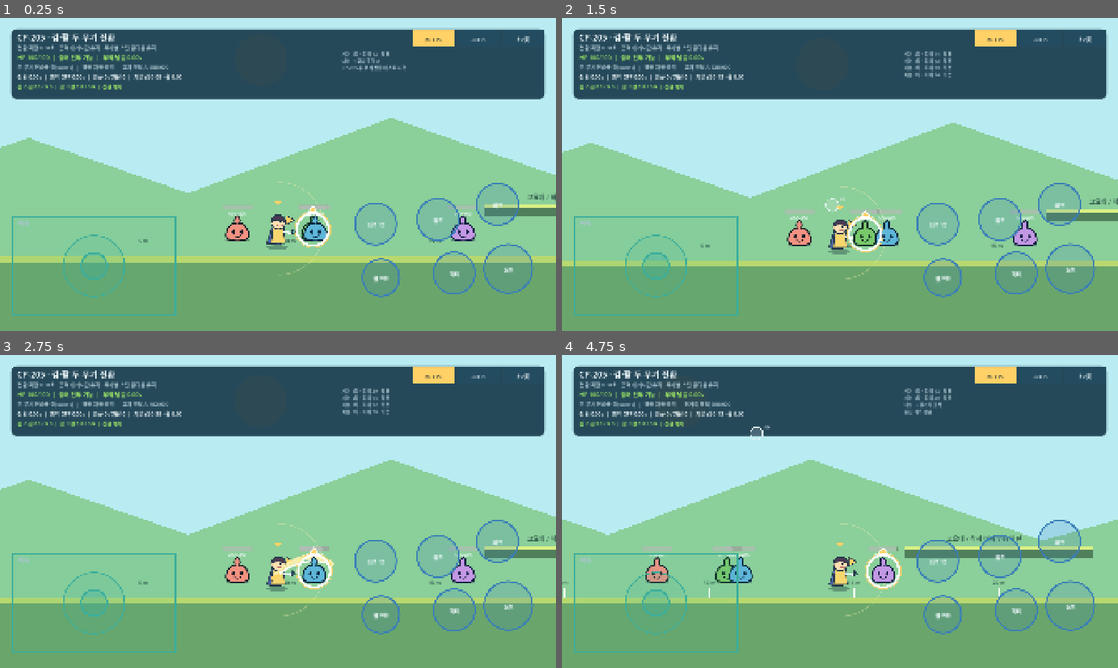
Above: before the commit, frames 1-4 (two rows, left to right).
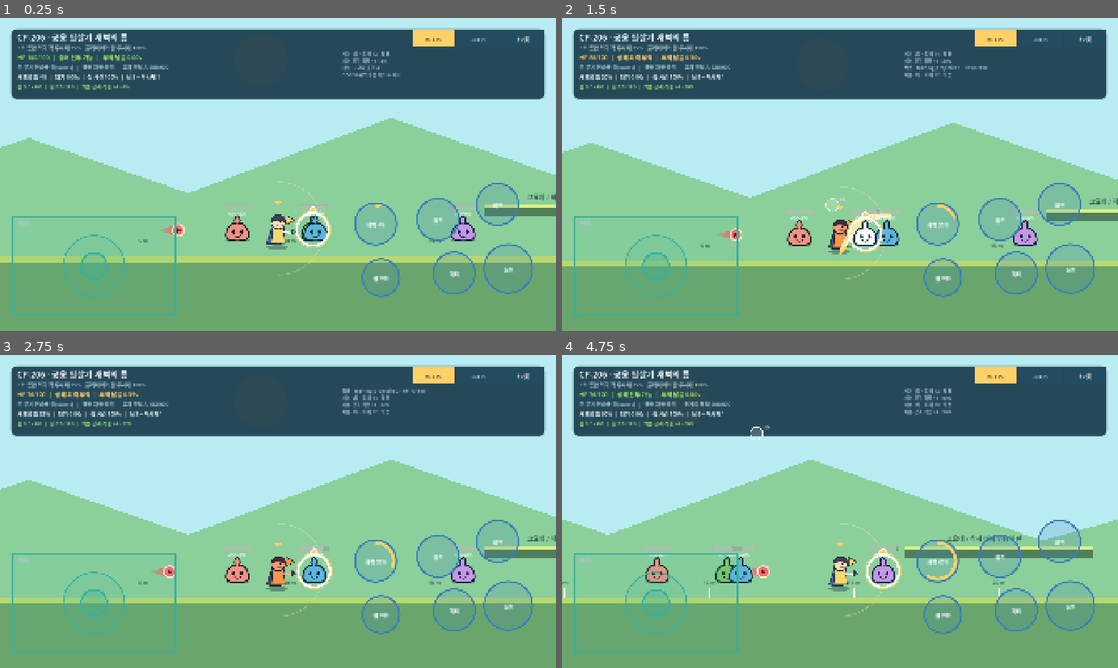
Above: after the commit, the same moments.

Repository: powerfulHimchan/happiness
Game: Godot game, scene res://scenes/movement/ground_movement_sandbox.tscn
The game is run twice, just before and just after one commit, with the same random seed, the same clock (stepped at 60 frames per second) and the same inputs.
Inputs (mouse positions are in pixels of both pictures, inside the frame that each line leads up to):
- Up to frame 1 (0.25 s): no input
- Up to frame 2 (1.5 s): move the mouse to (962, 158) at 0.52 s; click (962, 158) at 0.67 s; drag from (728, 190) to (1040, 233) at 1.27 s
- Up to frame 3 (2.75 s): move the mouse to (333, 442) at 2.02 s; click (333, 442) at 2.17 s
- Up to frame 4 (4.75 s): drag from (812, 574) to (673, 464) at 2.77 s; move the mouse to (1006, 558) at 3.52 s; click (1006, 558) at 3.67 s; drag from (673, 464) to (756, 433) at 4.27 s

The runs differ from the first frame. In frame 1, 1.5% of the frame differs, in the area x 3-73%, y 4-70%; in frame 2, 2.4%, in the area x 3-77%, y 4-76%; in frame 3, 2.2%; in frame 4, 1.8%.

Commit message:
feat(combat): add shared dawn gap ultimate

Diff:
--- /dev/null
+++ b/game/assets/enemy_projectile.svg
@@ -0,0 +1,11 @@
+<svg xmlns="http://www.w3.org/2000/svg" width="112" height="56" viewBox="0 0 112 56">
+  <defs>
+    <linearGradient id="trail" x1="0" y1="0" x2="1" y2="0">
+      <stop offset="0" stop-color="#e54b6b" stop-opacity="0"/>
+      <stop offset="1" stop-color="#ff6b6b" stop-opacity="0.9"/>
+    </linearGradient>
+  </defs>
+  <path d="M4 28 L58 13 L58 43 Z" fill="url(#trail)"/>
+  <circle cx="77" cy="28" r="20" fill="#ff6b6b" stroke="#fff1c7" stroke-width="5"/>
+  <path d="M70 19 L87 28 L70 37 Z" fill="#6b1839"/>
+</svg>
--- a/game/scenes/movement/ground_movement_sandbox.tscn
+++ b/game/scenes/movement/ground_movement_sandbox.tscn
@@ -20,6 +20,9 @@
 [ext_resource type="Resource" path="res://data/skills/bow_piercing.tres" id="18_bow_piercing"]
 [ext_resource type="Resource" path="res://data/skills/bow_arrow_rain.tres" id="19_bow_rain_skill"]
 [ext_resource type="Texture2D" path="res://assets/bow_rain.svg" id="20_bow_rain_texture"]
+[ext_resource type="Script" path="res://scripts/combat/ultimate_controller.gd" id="21_ultimate_controller"]
+[ext_resource type="Script" path="res://scripts/combat/training_enemy_projectile.gd" id="22_enemy_projectile"]
+[ext_resource type="Texture2D" path="res://assets/enemy_projectile.svg" id="23_enemy_projectile_texture"]
 
 [sub_resource type="RectangleShape2D" id="LeftFloorShape"]
 size = Vector2(3300, 120)
@@ -165,6 +168,18 @@
 [node name="PrototypeWeaponController" type="Node" parent="Player"]
 script = ExtResource("16_weapon_controller")
 
+[node name="UltimateController" type="Node" parent="Player"]
+script = ExtResource("21_ultimate_controller")
+
+[node name="TrainingEnemyProjectile" type="Node2D" parent="."]
+position = Vector2(520, 748)
+z_index = 30
+script = ExtResource("22_enemy_projectile")
+player_path = NodePath("../Player")
+
+[node name="ProjectileSprite" type="Sprite2D" parent="TrainingEnemyProjectile"]
+texture = ExtResource("23_enemy_projectile_texture")
+
 [node name="Targets" type="Node2D" parent="."]
 z_index = 40
 z_as_relative = false
--- a/game/scripts/combat/bow_combat_controller.gd
+++ b/game/scripts/combat/bow_combat_controller.gd
@@ -4,6 +4,7 @@
 ## CP-204 활 자동 사격, 관통 화살과 화살비를 관리한다.
 
 signal combat_metrics_changed(metrics: Dictionary)
+signal hit_registered(is_skill: bool, target: PrototypeTarget, damage: int)
 
 enum Action {
 	NONE,
@@ -255,6 +256,7 @@
 			applied_targets += 1
 			skill_hit_count += 1
 			total_damage += event.damage
+			hit_registered.emit(true, rain_target, event.damage)
 	last_combat_log = "화살비 %d/6 · 피해 8 · %d개체" % [
 		hit_index + 1,
 		applied_targets,
@@ -299,9 +301,11 @@
 ) -> void:
 	if result == DamageReceiver.Result.APPLIED:
 		total_damage += damage
-		if projectile_id == _piercing_projectile_id:
+		var is_skill := projectile_id == _piercing_projectile_id
+		if is_skill:
 			piercing_last_hit_count += 1
 			skill_hit_count += 1
+		hit_registered.emit(is_skill, target, damage)
 	last_combat_log = "%s 적중 · 피해 %d · %s" % [
 		target.target_key,
 		damage,
--- a/game/scripts/combat/prototype_target.gd
+++ b/game/scripts/combat/prototype_target.gd
@@ -20,6 +20,7 @@
 var _selected: bool = false
 var _targetable: bool = true
 var _hit_flash_remaining_s: float = 0.0
+var _enemy_time_scale: float = 1.0
 var last_damage_log: String = "피해 기록 대기"
 
 @onready var body_sprite: Sprite2D = $BodySprite
@@ -32,18 +33,21 @@
 func _ready() -> void:
 	_origin_position = position
 	add_to_group("targetable")
+	add_to_group("enemy_time_scaled")
+	add_to_group("enemy_actor")
 	body_sprite.modulate = body_color
 	selection_sprite.visible = _selected
 	_refresh_status()
 
 
 func _process(delta: float) -> void:
-	damage_receiver.tick(delta)
-	_hit_flash_remaining_s = maxf(0.0, _hit_flash_remaining_s - delta)
+	var scaled_delta := delta * _enemy_time_scale
+	damage_receiver.tick(scaled_delta)
+	_hit_flash_remaining_s = maxf(0.0, _hit_flash_remaining_s - scaled_delta)
 	_update_visual()
 	if patrol_amplitude_px <= 0.0 or patrol_period_s <= 0.0:
 		return
-	_elapsed_s += delta
+	_elapsed_s += scaled_delta
 	var phase := (_elapsed_s / patrol_period_s) * TAU + patrol_phase_radians
 	position.x = _origin_position.x + sin(phase) * patrol_amplitude_px
 
@@ -53,6 +57,10 @@
 		return
 	_selected = selected
 	selection_sprite.visible = selected
+
+
+func set_enemy_time_scale(value: float) -> void:
+	_enemy_time_scale = clampf(value, 0.0, 1.0)
 
 
 func is_targetable() -> bool:
@@ -99,6 +107,7 @@
 	_targetable = true
 	damage_receiver.reset()
 	_hit_flash_remaining_s = 0.0
+	_enemy_time_scale = 1.0
 	last_damage_log = "피해 기록 대기"
 	set_selected(false)
 	_refresh_status()
--- a/game/scripts/combat/sword_combat_controller.gd
+++ b/game/scripts/combat/sword_combat_controller.gd
@@ -4,6 +4,7 @@
 ## CP-203 검 자동 3연격과 두 액티브 스킬의 실행 상태를 관리한다.
 
 signal combat_metrics_changed(metrics: Dictionary)
+signal hit_registered(is_skill: bool, target: PrototypeTarget, damage: int)
 
 enum Action {
 	NONE,
@@ -289,6 +290,7 @@
 	var result := target.receive_damage(event)
 	if result == DamageReceiver.Result.APPLIED:
 		total_damage += damage
+		hit_registered.emit(attack_id != &"sword_basic", target, damage)
 	return result
 
 
--- /dev/null
+++ b/game/scripts/combat/training_enemy_projectile.gd
@@ -0,0 +1,87 @@
+class_name TrainingEnemyProjectile
+extends Node2D
+
+## CP-206에서 적 투사체만 시간 감속되는지 확인하는 반복 훈련탄이다.
+
+signal precise_evade_registered
+
+const HIT_RADIUS_PX := 54.0
+
+@export var player_path: NodePath
+@export var speed_mps: float = 3.0
+@export var damage: int = 12
+@export var loop_left_x: float = 520.0
+@export var loop_right_x: float = 2450.0
+
+var enemy_time_scale: float = 1.0
+var _spawn_position: Vector2
+var _event_sequence: int = 0
+
+@onready var player: PrototypePlayer = get_node(player_path) as PrototypePlayer
+@onready var projectile_sprite: Sprite2D = $ProjectileSprite
+
+
+func _ready() -> void:
+	_spawn_position = global_position
+	add_to_group("enemy_time_scaled")
+	add_to_group("enemy_projectile")
+	_update_visual()
+
+
+func _physics_process(delta: float) -> void:
+	var previous_position := global_position
+	global_position.x += speed_mps * PrototypePlayer.PIXELS_PER_METER * enemy_time_scale * delta
+	if _crossed_player(previous_position, global_position):
+		_resolve_player_contact()
+	if global_position.x >= loop_right_x:
+		global_position.x = loop_left_x
+
+
+func set_enemy_time_scale(value: float) -> void:
+	enemy_time_scale = clampf(value, 0.0, 1.0)
+	_update_visual()
+
+
+func reset_projectile() -> void:
+	global_position = _spawn_position
+	enemy_time_scale = 1.0
+	_event_sequence = 0
+	_update_visual()
+
+
+func _crossed_player(segment_start: Vector2, segment_end: Vector2) -> bool:
+	if player == null or not player.can_continue_combat_action():
+		return false
+	var hit_point := player.global_position + Vector2(0.0, -42.0)
+	return _distance_to_segment(hit_point, segment_start, segment_end) <= HIT_RADIUS_PX
+
+
+func _resolve_player_contact() -> void:
+	_event_sequence += 1
+	var was_evading := player.invincible
+	var event := DamageEvent.new()
+	event.event_id = StringName("training_projectile:%d" % _event_sequence)
+	event.attacker_id = &"training_projectile"
+	event.attack_id = &"dawn_gap_speed_test"
+	event.damage = damage
+	event.stagger_s = 0.12
+	event.tags = PackedStringArray(["enemy", "projectile", "training"])
+	event.source_position = global_position
+	var result := player.receive_damage(event)
+	if was_evading and result == DamageReceiver.Result.INVULNERABLE_BLOCKED:
+		precise_evade_registered.emit()
+	global_position.x = loop_left_x
+
+
+func _distance_to_segment(point: Vector2, start: Vector2, end: Vector2) -> float:
+	var segment := end - start
+	if segment.length_squared() <= 0.001:
+		return point.distance_to(start)
+	var ratio := clampf((point - start).dot(segment) / segment.length_squared(), 0.0, 1.0)
+	return point.distance_to(start + segment * ratio)
+
+
+func _update_visual() -> void:
+	if projectile_sprite == null:
+		return
+	projectile_sprite.modulate = Color("9bd7ff") if enemy_time_scale < 1.0 else Color.WHITE
--- /dev/null
+++ b/game/scripts/combat/ultimate_controller.gd
@@ -0,0 +1,145 @@
+class_name UltimateController
+extends Node
+
+## CP-206 공용 필살기 새벽의 틈의 게이지와 선택적 시간 감속을 관리한다.
+
+signal ultimate_metrics_changed(metrics: Dictionary)
+
+const MAX_GAUGE := 100
+const BASIC_HIT_GAIN := 4
+const SKILL_HIT_GAIN := 8
+const PRECISE_EVADE_GAIN := 12
+const DURATION_S := 3.0
+const ENEMY_TIME_SCALE := 0.15
+
+var gauge: int = 0
+var activation_count: int = 0
+var basic_gauge_gain_count: int = 0
+var skill_gauge_gain_count: int = 0
+var precise_evade_count: int = 0
+var last_ultimate_log: String = "게이지 충전 대기"
+var _active: bool = false
+var _remaining_s: float = 0.0
+
+@onready var player: PrototypePlayer = get_parent() as PrototypePlayer
+@onready var sword_combat: SwordCombatController = $"../SwordCombatController"
+@onready var bow_combat: BowCombatController = $"../BowCombatController"
+
+
+func _ready() -> void:
+	sword_combat.hit_registered.connect(_on_weapon_hit)
+	bow_combat.hit_registered.connect(_on_weapon_hit)
+	_emit_metrics()
+
+
+func _physics_process(delta: float) -> void:
+	if _active:
+		_remaining_s = maxf(0.0, _remaining_s - delta)
+		_apply_enemy_time_scale(ENEMY_TIME_SCALE)
+		if _remaining_s <= 0.0:
+			_finish_ultimate()
+	_emit_metrics()
+
+
+func request_ultimate() -> void:
+	if _active:
+		last_ultimate_log = "새벽의 틈 사용 중 · %.1f초 남음" % _remaining_s
+		_emit_metrics()
+		return
+	if gauge < MAX_GAUGE:
+		last_ultimate_log = "게이지 부족 · %d%%" % gauge
+		_emit_metrics()
+		return
+	if not player.can_continue_combat_action():
+		last_ultimate_log = "현재 필살기 사용 불가"
+		_emit_metrics()
+		return
+
+	gauge = 0
+	_active = true
+	_remaining_s = DURATION_S
+	activation_count += 1
+	last_ultimate_log = "새벽의 틈 발동 · 적 시간 15%%"
+	_apply_enemy_time_scale(ENEMY_TIME_SCALE)
+	_emit_metrics()
+
+
+func register_precise_evade() -> void:
+	if not player.invincible:
+		return
+	precise_evade_count += 1
+	_add_gauge(PRECISE_EVADE_GAIN, "정확한 회피")
+
+
+func reset_ultimate() -> void:
+	gauge = 0
+	activation_count = 0
+	basic_gauge_gain_count = 0
+	skill_gauge_gain_count = 0
+	precise_evade_count = 0
+	last_ultimate_log = "게이지 충전 대기"
+	_active = false
+	_remaining_s = 0.0
+	_apply_enemy_time_scale(1.0)
+	_emit_metrics()
+
+
+func force_emit_metrics() -> void:
+	_emit_metrics()
+
+
+func _on_weapon_hit(is_skill: bool, _target: PrototypeTarget, _damage: int) -> void:
+	if is_skill:
+		skill_gauge_gain_count += 1
+		_add_gauge(SKILL_HIT_GAIN, "스킬 적중")
+	else:
+		basic_gauge_gain_count += 1
+		_add_gauge(BASIC_HIT_GAIN, "기본 공격 적중")
+
+
+func _add_gauge(amount: int, reason: String) -> void:
+	if amount <= 0:
+		return
+	var previous := gauge
+	gauge = mini(MAX_GAUGE, gauge + amount)
+	last_ultimate_log = "%s +%d · %d%%" % [reason, amount, gauge]
+	if previous < MAX_GAUGE and gauge >= MAX_GAUGE:
+		last_ultimate_log = "새벽의 틈 준비 완료"
+	_emit_metrics()
+
+
+func _finish_ultimate() -> void:
+	_active = false
+	_remaining_s = 0.0
+	_apply_enemy_time_scale(1.0)
+	last_ultimate_log = "새벽의 틈 종료 · 적 시간 정상화"
+
+
+func _apply_enemy_time_scale(value: float) -> void:
+	for node in get_tree().get_nodes_in_group("enemy_time_scaled"):
+		if node.has_method("set_enemy_time_scale"):
+			node.call("set_enemy_time_scale", value)
+
+
+func _emit_metrics() -> void:
+	var enemy_actor_count := get_tree().get_nodes_in_group("enemy_actor").size()
+	var enemy_projectile_count := get_tree().get_nodes_in_group("enemy_projectile").size()
+	ultimate_metrics_changed.emit({
+		"ultimate_name": "새벽의 틈",
+		"ultimate_gauge": gauge,
+		"ultimate_gauge_ratio": float(gauge) / float(MAX_GAUGE),
+		"ultimate_ready": gauge >= MAX_GAUGE and not _active,
+		"ultimate_active": _active,
+		"ultimate_remaining_s": _remaining_s,
+		"ultimate_duration_s": DURATION_S,
+		"enemy_time_scale": ENEMY_TIME_SCALE if _active else 1.0,
+		"player_time_scale": 1.0,
+		"player_projectile_time_scale": 1.0,
+		"ultimate_enemy_actor_count": enemy_actor_count,
+		"ultimate_enemy_projectile_count": enemy_projectile_count,
+		"ultimate_activation_count": activation_count,
+		"ultimate_basic_gain_count": basic_gauge_gain_count,
+		"ultimate_skill_gain_count": skill_gauge_gain_count,
+		"ultimate_precise_evade_count": precise_evade_count,
+		"ultimate_last_log": last_ultimate_log,
+	})
--- a/game/scripts/movement/ground_movement_controls.gd
+++ b/game/scripts/movement/ground_movement_controls.gd
@@ -1,16 +1,16 @@
 extends Control
 
-## CP-205용 모바일 조작 HUD.
-## 전환 제한, 예약 입력과 두 무기의 독립 대기시간을 표시한다.
+## CP-206용 모바일 조작 HUD.
+## 새벽의 틈 게이지와 적 전용 시간 감속 상태를 표시한다.
 
 signal move_vector_changed(input_vector: Vector2)
 signal jump_pressed
 signal jump_released
 signal evade_pressed
 signal reset_requested
-signal damage_test_pressed
 signal skill_1_pressed
 signal skill_2_pressed
+signal ultimate_pressed
 signal weapon_swap_pressed
 
 const PANEL_COLOR := Color("18394b")
@@ -38,7 +38,7 @@
 	&"evade": "회피",
 	&"skill_1": "돌진",
 	&"skill_2": "회전",
-	&"ultimate": "피격 12",
+	&"ultimate": "새벽 0%",
 	&"weapon_swap": "전환",
 }
 const ACTION_TYPES := {
@@ -74,12 +74,13 @@
 var last_damage_log_seen: String = ""
 var last_combat_log_seen: String = ""
 var last_weapon_switch_log_seen: String = ""
+var last_ultimate_log_seen: String = ""
 
 
 func _ready() -> void:
 	Engine.max_fps = 60
 	_refresh_layout()
-	_append_action_log("CP-205 두 무기 전환 테스트 시작")
+	_append_action_log("CP-206 새벽의 틈 테스트 시작")
 	queue_redraw()
 
 
@@ -190,8 +191,15 @@
 	queue_redraw()
 
 
-func report_damage_test(message: String) -> void:
-	_append_action_log(message)
+func update_ultimate_metrics(metrics: Dictionary) -> void:
+	for key in metrics:
+		movement_metrics[key] = metrics[key]
+	var ultimate_log: String = String(metrics.get("ultimate_last_log", ""))
+	if not ultimate_log.is_empty() \
+	and ultimate_log != "게이지 충전 대기" \
+	and ultimate_log != last_ultimate_log_seen:
+		last_ultimate_log_seen = ultimate_log
+		_append_action_log(ultimate_log)
 	queue_redraw()
 
 
@@ -286,7 +294,7 @@
 				skill_2_pressed.emit()
 		PlayerCommand.Type.ULTIMATE:
 			if command.phase == PlayerCommand.Phase.PRESSED:
-				damage_test_pressed.emit()
+				ultimate_pressed.emit()
 		PlayerCommand.Type.WEAPON_SWAP:
 			if command.phase == PlayerCommand.Phase.PRESSED:
 				weapon_swap_pressed.emit()
@@ -373,9 +381,9 @@
 		Vector2(safe.size.x - 28.0, clampf(safe.size.y * 0.235, 205.0, 245.0))
 	)
 	draw_style_box(_panel_style(Color(PANEL_COLOR, 0.91)), panel_rect)
-	_draw_text("CP-205 · 검·활 두 무기 전환", panel_rect.position + Vector2(22.0, 40.0), 29)
+	_draw_text("CP-206 · 공용 필살기 새벽의 틈", panel_rect.position + Vector2(22.0, 40.0), 29)
 	_draw_text(
-		"전환 제한 0.50초 · 공격 대기시간 유지 · 무기별 스킬 쿨다운 유지",
+		"3초 동안 적과 적 투사체 15% · 플레이어와 활 투사체 100%",
 		panel_rect.position + Vector2(22.0, 72.0),
 		18,
 		MUTED_TEXT_COLOR
@@ -409,31 +417,30 @@
 		MUTED_TEXT_COLOR
 	)
 
-	var switch_remaining: float = float(movement_metrics.get("weapon_switch_remaining_s", 0.0))
-	var switch_buffered: bool = bool(movement_metrics.get("weapon_switch_buffered", false))
-	var switch_buffer_remaining: float = float(movement_metrics.get("weapon_switch_buffer_remaining_s", 0.0))
-	var switch_count: int = int(movement_metrics.get("weapon_switch_count", 0))
-	var blocked_count: int = int(movement_metrics.get("weapon_switch_blocked_count", 0))
-	var sword_basic: float = float(movement_metrics.get("sword_basic_remaining_s", 0.0))
-	var bow_basic: float = float(movement_metrics.get("bow_basic_remaining_s", 0.0))
+	var ultimate_gauge: int = int(movement_metrics.get("ultimate_gauge", 0))
+	var ultimate_active: bool = bool(movement_metrics.get("ultimate_active", false))
+	var ultimate_remaining: float = float(movement_metrics.get("ultimate_remaining_s", 0.0))
+	var enemy_scale: float = float(movement_metrics.get("enemy_time_scale", 1.0))
+	var enemy_count: int = int(movement_metrics.get("ultimate_enemy_actor_count", 0))
+	var projectile_count: int = int(movement_metrics.get("ultimate_enemy_projectile_count", 0))
 	_draw_text(
-		"전환 %.2fs  |  예약 %s %.2fs  |  성공 %d / 차단 %d  |  기본 검 %.2f · 활 %.2f" % [
-			switch_remaining, "ON" if switch_buffered else "OFF", switch_buffer_remaining,
-			switch_count, blocked_count, sword_basic, bow_basic,
+		"새벽의 틈 %d%%  |  %s %.2fs  |  적 시간 %.0f%%  |  적 %d + 투사체 %d" % [
+			ultimate_gauge, "발동" if ultimate_active else "대기", ultimate_remaining,
+			enemy_scale * 100.0, enemy_count, projectile_count,
 		],
 		panel_rect.position + Vector2(22.0, 172.0),
 		18,
-		TEXT_COLOR
+		ACTIVE_COLOR if ultimate_active or ultimate_gauge >= 100 else TEXT_COLOR
 	)
 
 	var sword_skill_1: float = float(movement_metrics.get("sword_skill_1_cooldown_s", 0.0))
 	var sword_skill_2: float = float(movement_metrics.get("sword_skill_2_cooldown_s", 0.0))
 	var bow_skill_1: float = float(movement_metrics.get("bow_skill_1_cooldown_s", 0.0))
 	var bow_skill_2: float = float(movement_metrics.get("bow_skill_2_cooldown_s", 0.0))
-	var switch_log: String = String(movement_metrics.get("weapon_switch_last_log", "전환 대기"))
+	var ultimate_log: String = String(movement_metrics.get("ultimate_last_log", "게이지 충전 대기"))
 	_draw_text(
-		"검 스킬 %.1f / %.1f  |  활 스킬 %.1f / %.1f  |  %s" % [
-			sword_skill_1, sword_skill_2, bow_skill_1, bow_skill_2, switch_log,
+		"검 %.1f / %.1f  |  활 %.1f / %.1f  |  %s" % [
+			sword_skill_1, sword_skill_2, bow_skill_1, bow_skill_2, ultimate_log,
 		],
 		panel_rect.position + Vector2(22.0, 205.0),
 		17,
@@ -473,9 +480,24 @@
 	for action_id in ACTION_ORDER:
 		var rect: Rect2 = action_rects[action_id]
 		var pressed := control_pointers.has(action_id)
-		var color := ACTIVE_COLOR if pressed else ACTION_COLOR
+		var ultimate_ready := action_id == &"ultimate" \
+			and bool(movement_metrics.get("ultimate_ready", false))
+		var ultimate_active := action_id == &"ultimate" \
+			and bool(movement_metrics.get("ultimate_active", false))
+		var color := ACTIVE_COLOR if pressed or ultimate_ready or ultimate_active else ACTION_COLOR
 		draw_circle(rect.get_center(), rect.size.x * 0.5, Color(color, 0.30 if pressed else 0.20))
 		draw_arc(rect.get_center(), rect.size.x * 0.5, 0.0, TAU, 44, color, 5.0, true)
+		if action_id == &"ultimate":
+			var ratio: float = float(movement_metrics.get("ultimate_gauge_ratio", 0.0))
+			if ultimate_active:
+				var duration: float = float(movement_metrics.get("ultimate_duration_s", 3.0))
+				var remaining: float = float(movement_metrics.get("ultimate_remaining_s", 0.0))
+				ratio = remaining / maxf(duration, 0.001)
+			draw_arc(
+				rect.get_center(), rect.size.x * 0.5 - 10.0,
+				-PI * 0.5, -PI * 0.5 + TAU * clampf(ratio, 0.0, 1.0),
+				48, ACTIVE_COLOR, 9.0, true
+			)
 		_draw_text_centered(_action_label(action_id), rect, 18, TEXT_COLOR)
 
 
@@ -486,6 +508,12 @@
 		return String(movement_metrics.get("skill_2_button_label", ACTION_LABELS[action_id]))
 	if action_id == &"weapon_swap":
 		return String(movement_metrics.get("weapon_switch_label", ACTION_LABELS[action_id]))
+	if action_id == &"ultimate":
+		if bool(movement_metrics.get("ultimate_active", false)):
+			return "새벽 %.1f" % float(movement_metrics.get("ultimate_remaining_s", 0.0))
+		if bool(movement_metrics.get("ultimate_ready", false)):
+			return "새벽 준비"
+		return "새벽 %d%%" % int(movement_metrics.get("ultimate_gauge", 0))
 	return String(ACTION_LABELS[action_id])
 
 
--- a/game/scripts/movement/ground_movement_sandbox.gd
+++ b/game/scripts/movement/ground_movement_sandbox.gd
@@ -1,6 +1,6 @@
 extends Node2D
 
-## CP-204 활 자동 사격, 관통 화살과 화살비 검증을 담당한다.
+## CP-206 공용 필살기 게이지와 선택적 시간 감속 검증을 담당한다.
 
 const TRACK_START := Vector2(960.0, 780.0)
 const TRACK_LEFT := 100.0
@@ -16,9 +16,9 @@
 @onready var player: PrototypePlayer = $Player
 @onready var target_selector: AutoTargetSelector = $Player/AutoTargetSelector
 @onready var weapon_controller: PrototypeWeaponController = $Player/PrototypeWeaponController
+@onready var ultimate_controller: UltimateController = $Player/UltimateController
+@onready var training_enemy_projectile: TrainingEnemyProjectile = $TrainingEnemyProjectile
 @onready var controls: Control = $CanvasLayer/GroundMovementControls
-
-var _attack_sequence: int = 0
 
 
 func _ready() -> void:
@@ -28,14 +28,18 @@
 	controls.evade_pressed.connect(player.request_evade)
 	controls.skill_1_pressed.connect(weapon_controller.request_skill_1)
 	controls.skill_2_pressed.connect(weapon_controller.request_skill_2)
+	controls.ultimate_pressed.connect(ultimate_controller.request_ultimate)
 	controls.weapon_swap_pressed.connect(weapon_controller.request_weapon_switch)
-	controls.damage_test_pressed.connect(_run_damage_test)
 	controls.reset_requested.connect(_reset_test)
+	training_enemy_projectile.precise_evade_registered.connect(
+		ultimate_controller.register_precise_evade
+	)
 	player.fall_recovery_started.connect(controls.release_all_inputs)
 	player.player_died.connect(controls.release_all_inputs)
 	player.movement_metrics_changed.connect(controls.update_movement_metrics)
 	target_selector.target_metrics_changed.connect(controls.update_target_metrics)
 	weapon_controller.combat_metrics_changed.connect(controls.update_combat_metrics)
+	ultimate_controller.ultimate_metrics_changed.connect(controls.update_ultimate_metrics)
 	$LeftSafeZone.body_entered.connect(
 		_on_safe_zone_entered.bind(TRACK_START, "시작 평지")
 	)
@@ -101,6 +105,7 @@
 	})
 	target_selector.force_scan()
 	weapon_controller.force_emit_metrics()
+	ultimate_controller.force_emit_metrics()
 	queue_redraw()
 
 
@@ -173,7 +178,6 @@
 
 
 func _reset_test() -> void:
-	_attack_sequence = 0
 	player.reset_movement_test(TRACK_START)
 	for node in get_tree().get_nodes_in_group("targetable"):
 		var target := node as PrototypeTarget
@@ -181,39 +185,9 @@
 			target.reset_target()
 	target_selector.reset_selection()
 	weapon_controller.reset_combat()
+	ultimate_controller.reset_ultimate()
+	training_enemy_projectile.reset_projectile()
 	controls.release_all_inputs()
-
-
-func _run_damage_test() -> void:
-	var event := _create_damage_event(
-		&"incoming_training_hit",
-		12,
-		0.18,
-		PackedStringArray(["contact", "physical", "test"])
-	)
-	var result := player.receive_damage(event)
-	controls.report_damage_test("연습 피격 12 → %s" % DamageReceiver.result_name(result))
-
-
-func _create_damage_event(
-	attack_id: StringName,
-	damage: int,
-	stagger_s: float,
-	tags: PackedStringArray
-) -> DamageEvent:
-	_attack_sequence += 1
-	var event := DamageEvent.new()
-	event.event_id = StringName("training_dummy:%s:%d:hit0" % [
-		String(attack_id),
-		_attack_sequence,
-	])
-	event.attacker_id = &"training_dummy"
-	event.attack_id = attack_id
-	event.damage = damage
-	event.stagger_s = stagger_s
-	event.tags = tags
-	event.source_position = player.global_position + Vector2(180.0, -38.0)
-	return event
 
 
 func _on_safe_zone_entered(
--- /dev/null
+++ b/game/tests/cp206_runtime_test.gd
@@ -0,0 +1,69 @@
+extends SceneTree
+
+const SANDBOX_SCENE := preload("res://scenes/movement/ground_movement_sandbox.tscn")
+
+
+func _initialize() -> void:
+	call_deferred("_run")
+
+
+func _run() -> void:
+	var sandbox := SANDBOX_SCENE.instantiate()
+	root.add_child(sandbox)
+	await process_frame
+	await physics_frame
+
+	var ultimate := sandbox.get_node("Player/UltimateController") as UltimateController
+	var sword := sandbox.get_node("Player/SwordCombatController") as SwordCombatController
+	var player := sandbox.get_node("Player") as PrototypePlayer
+	var target := sandbox.get_node("Targets/RearTarget") as PrototypeTarget
+	var enemy_projectile := sandbox.get_node("TrainingEnemyProjectile") as TrainingEnemyProjectile
+
+	for _index in 25:
+		sword.hit_registered.emit(false, target, 12)
+	if not _assert_equal(ultimate.gauge, 100, "기본 공격 25회로 게이지 100"):
+		return
+
+	ultimate.request_ultimate()
+	await physics_frame
+	if not _assert_equal(ultimate.gauge, 0, "발동 시 게이지 소모"):
+		return
+	if not _assert_near(float(target.get("_enemy_time_scale")), 0.15, "적 시간 15%"):
+		return
+	if not _assert_near(enemy_projectile.enemy_time_scale, 0.15, "적 투사체 시간 15%"):
+		return
+	if not _assert_near(Engine.time_scale, 1.0, "전역·플레이어 시간 100%"):
+		return
+
+	await create_timer(3.15).timeout
+	await physics_frame
+	if not _assert_near(float(target.get("_enemy_time_scale")), 1.0, "적 시간 정상화"):
+		return
+	if not _assert_near(enemy_projectile.enemy_time_scale, 1.0, "적 투사체 시간 정상화"):
+		return
+
+	ultimate.reset_ultimate()
+	player.invincible = true
+	ultimate.register_precise_evade()
+	if not _assert_equal(ultimate.gauge, 12, "정확한 회피 게이지 12"):
+		return
+	player.invincible = false
+
+	print("CP-206 runtime test: OK")
+	quit(0)
+
+
+func _assert_equal(actual: Variant, expected: Variant, label: String) -> bool:
+	if actual == expected:
+		return true
+	push_error("%s 실패: actual=%s expected=%s" % [label, actual, expected])
+	quit(1)
+	return false
+
+
+func _assert_near(actual: float, expected: float, label: String) -> bool:
+	if is_equal_approx(actual, expected):
+		return true
+	push_error("%s 실패: actual=%.3f expected=%.3f" % [label, actual, expected])
+	quit(1)
+	return false
Not shown, changed: game/export_presets.cfg
Not shown: 1 places in game/scenes/movement/ground_movement_sandbox.tscn that only renumber resources
Not shown, changed: .github/workflows/build-android-apk.yml
Not shown, changed: .gitignore
Not shown, changed: README.md
Not shown, changed: docs/prototype/CP001_CP002_STATUS.md
Not shown, changed: game/README.md
Not shown, changed: scripts/check_godot_project.sh
